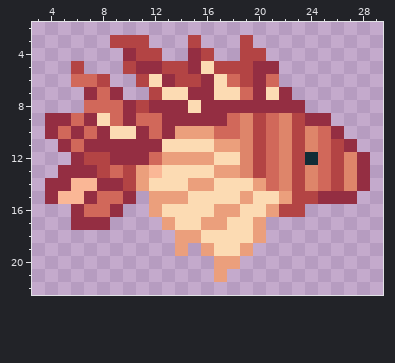
One commit to this pixel-art sprite: UPDATED GROUP PROJECT/images/Lionfish.png. Above, as it was before the edit.
The file is 128x96 pixels, drawn in blocks of 4x4; one block is one cell here. Shown: x 3..29, y 2..22.
After the commit:
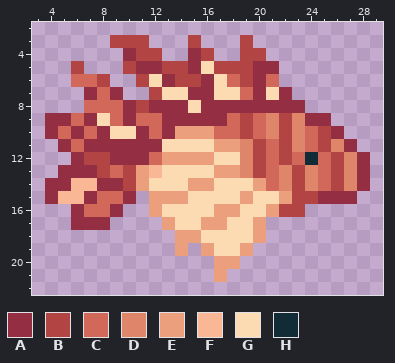
Palette (. is transparent): A #942e42  B #b34444  C #d1685a  D #de856a  E #eb9f7c  F #fab796  G #fcdbb3  H #112c36
Change:
{"y":9,"x":19,"old":"DBCDB","new":"BCDBD"}
{"y":10,"x":19,"old":"DBCDBDC","new":"BCDBDCB"}
{"y":11,"x":22,"old":"DBDCB","new":"BDCBD"}
{"y":12,"x":22,"old":"DB","new":"BC"}
